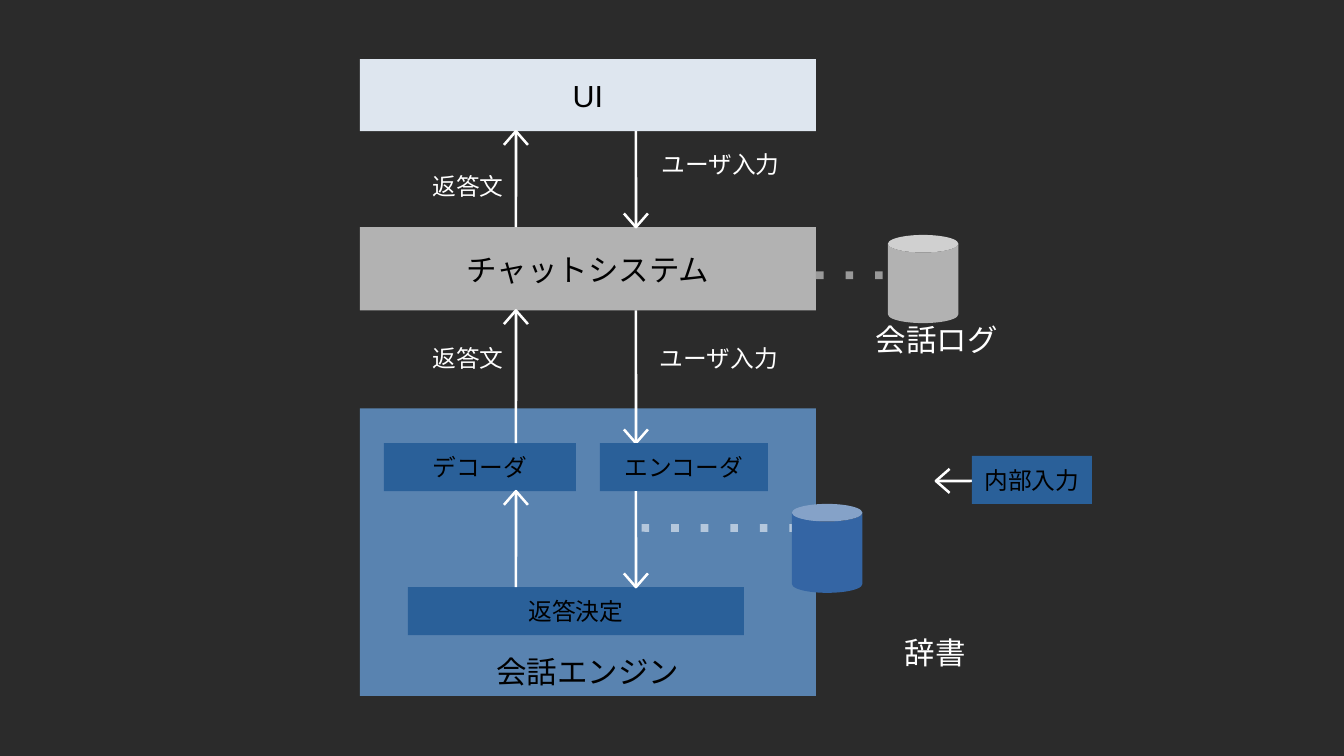
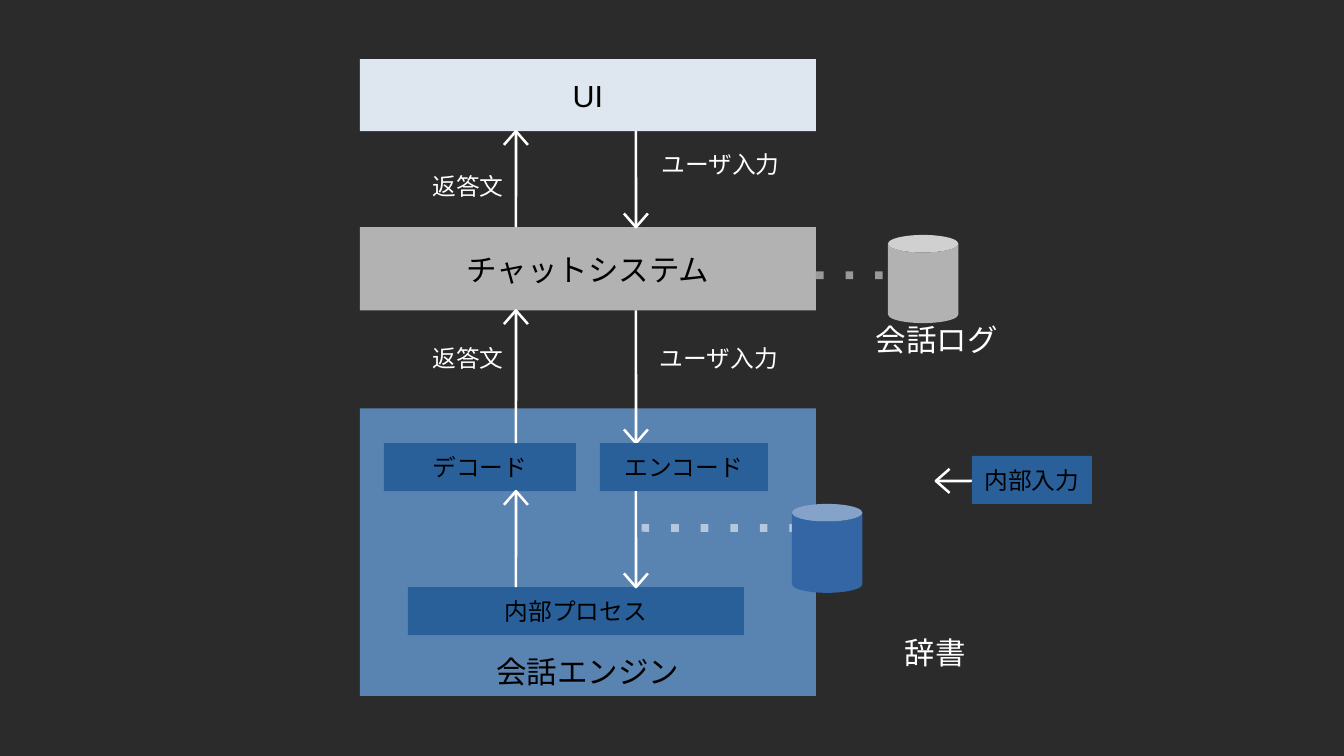
Before and after one commit to shinichi-kato/muno-site-scratch, a slide deck: slide 1 of static/原図.odp. Drawn at 1344x756 pixels with LibreOffice and Linux fonts; fonts in the diff are those of the drawing; background and template pictures are left out; a plain dark background stands for a picture behind light text. Boxes give left, top, right and bottom in pixels: in the first picture for what was removed or moved away, otherwise in the second. Text is boxed around its words. In the diff, an @@ line names an element or a change of style, - is before the commit and + after.

```diff
--- a/static/原図.odp
+++ b/static/原図.odp
@@ text in rectangle at [432,456,527,477]: text changed @@
-デコーダ
+デコード
@@ text in rectangle at [624,458,743,477]: text changed @@
-エンコーダ
+エンコード
@@ text in rectangle at [505,600,647,622]: text changed @@
-返答決定
+内部プロセス
```
Also in this commit, not shown: 2 other slides changed, 11 other files.
